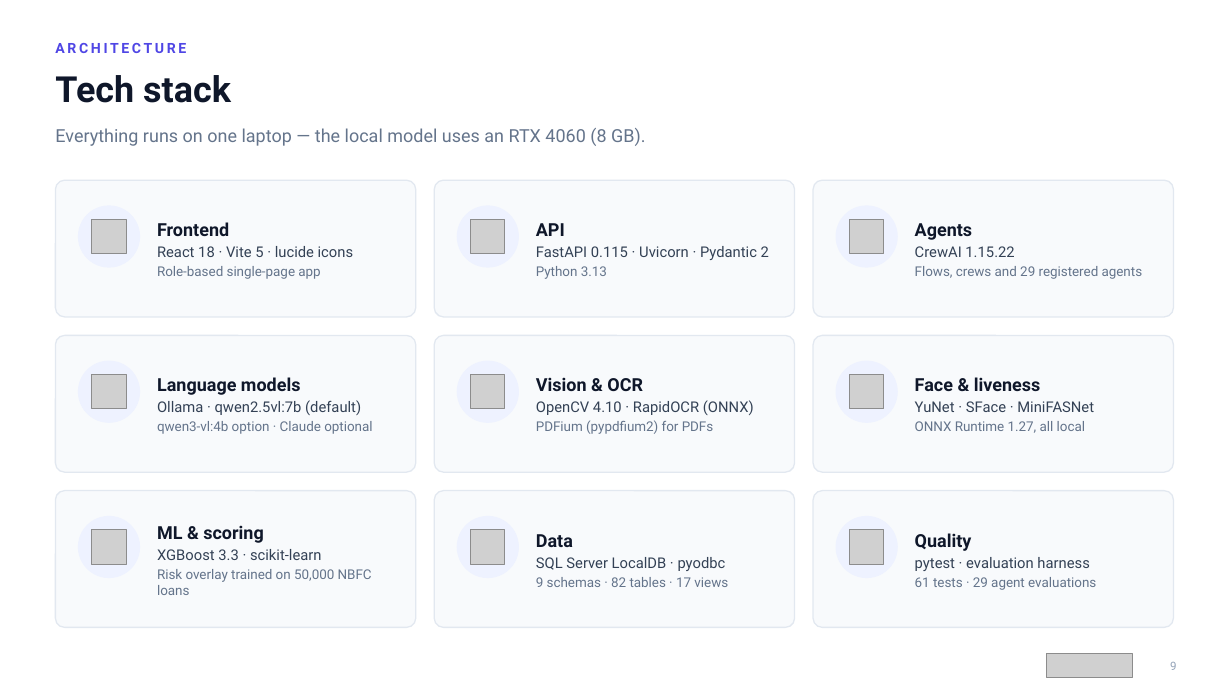
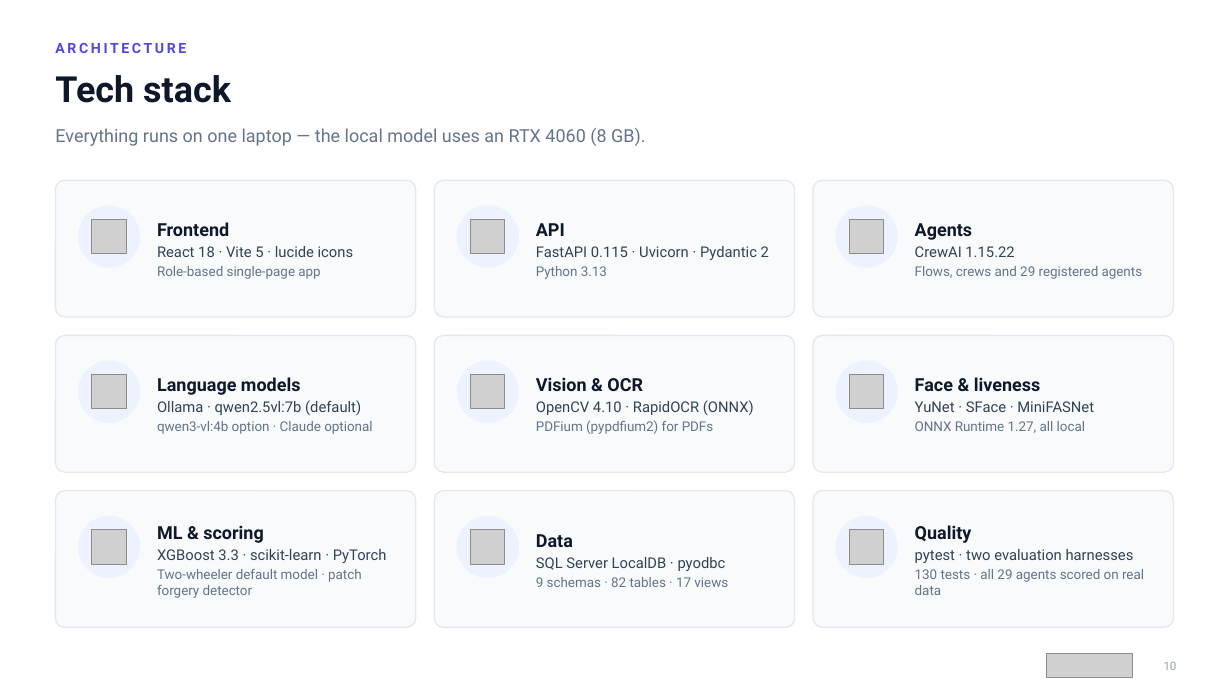
Before and after one commit to ShreyasBile/FinSight, a slide deck: slide 10 of docs/reports/07-FinSight-Project-Presentation.pptx (slide 9 before the commit). Drawn at 1232x693 pixels with LibreOffice and Linux fonts; fonts in the diff are those of the drawing; grey boxes stand for pictures. Boxes give left, top, right and bottom in pixels: in the first picture for what was removed or moved away, otherwise in the second. Text is boxed around its words. In the diff, an @@ line names an element or a change of style, - is before the commit and + after.

```diff
--- a/docs/reports/07-FinSight-Project-Presentation.pptx
+++ b/docs/reports/07-FinSight-Project-Presentation.pptx
@@ text at [157,549,387,598]: text changed @@
-XGBoost 3.3 · scikit-learn
-Risk overlay trained on 50,000 NBFC loans
+XGBoost 3.3 · scikit-learn · PyTorch
+Two-wheeler default model · patch forgery detector
@@ text at [915,549,1144,595]: text changed @@
-pytest · evaluation harness
-61 tests · 29 agent evaluations
+pytest · two evaluation harnesses
+130 tests · all 29 agents scored on real data
@@ text at [1164,662,1177,670]: text changed @@
-9
+10
```
Also in this commit, not shown: 36 other slides changed, 4 slides added, 1 slide removed, 26 other files.
